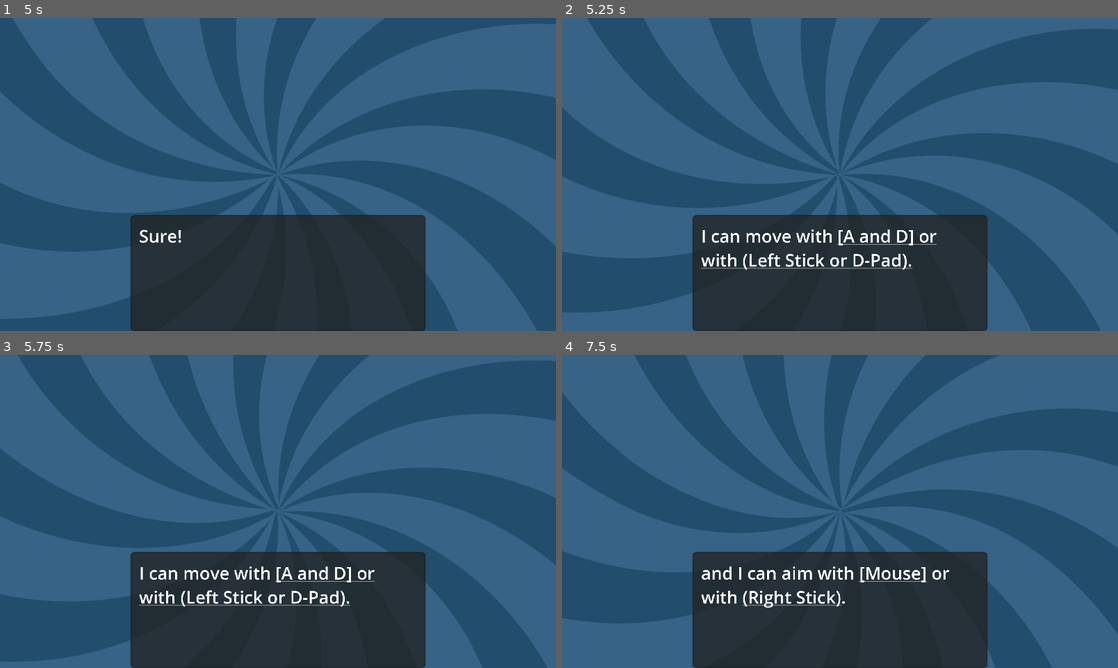
Above: before the commit, frames 1-4 (two rows, left to right).
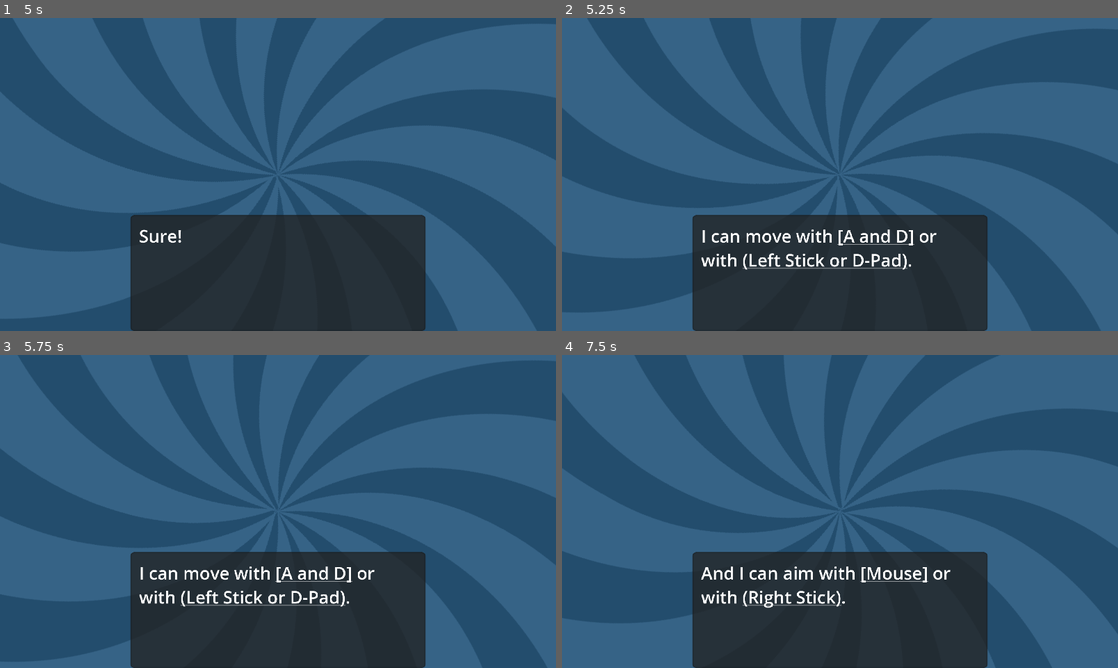
Above: after the commit, the same moments.

Repository: ethicalAndroid/axe-knight
Game: Godot game, scene res://Nodes/game.tscn
The game is run twice, just before and just after one commit, with the same random seed, the same clock (stepped at 60 frames per second) and the same inputs.
Inputs (mouse positions are in pixels of both pictures, inside the frame that each line leads up to):
- Up to frame 1 (5 s): move the mouse to (400, 158) at 0.52 s; hold D (Right) 0.53-2.03 s; click (400, 158) at 0.6 s; tap W (Jump) at 0.77, 1.52, 3.02, 3.77, 4.52 s; move the mouse to (166, 190) at 1.27 s; tap Space (Continue) at 1.35, 2.85, 4.35 s; move the mouse to (333, 105) at 2.02 s; hold A (Left) 2.03-2.78 s; click (333, 105) at 2.1 s; move the mouse to (250, 237) at 2.77 s; hold D (Right) 2.78-4.28 s; move the mouse to (444, 221) at 3.52 s; click (444, 221) at 3.6 s; move the mouse to (111, 127) at 4.27 s; hold A (Left) from 4.28 s (still down)
- Up to frame 2 (5.25 s): move the mouse to (867, 174) at 5.02 s; release A (Left) at 5.03 s; hold D (Right) from 5.03 s (still down); click (867, 174) at 5.1 s
- Up to frame 3 (5.75 s): keep holding D (Right)
- Up to frame 4 (7.5 s): move the mouse to (756, 433) at 5.77 s; release D (Right) at 5.78 s; hold A (Left) 5.78-7.28 s; tap Space (Continue) at 5.85, 7.35 s; tap W (Jump) at 6.02, 6.77 s; move the mouse to (962, 495) at 6.52 s; click (962, 495) at 6.6 s; move the mouse to (728, 527) at 7.27 s; hold D (Right) from 7.28 s (still down)

Frame 1 is identical in both runs. In frame 2, less than 0.1% of the frame differs, in the area x 25-68%, y 72-81%; in frame 3, less than 0.1%; in frame 4, 0.8%, in the area x 25-70%, y 67-73%.

Commit message:
dialogue fixes

Diff:
--- a/Dialogue/intro.json
+++ b/Dialogue/intro.json
@@ -36,7 +36,7 @@
   },
   {
     "char": "K",
-    "text": "I can move with [u][A and D][u] or with [u](Left Stick or D-Pad)[/u].",
+    "text": "I can move with [u][A and D][/u] or with [u](Left Stick or D-Pad)[/u].",
     "sprite": "Yap1"
   },
   {
@@ -51,7 +51,7 @@
   },
   {
     "char": "K",
-    "text": "and I can aim with [u][Mouse][/u] or with [u](Right Stick)[/u].",
+    "text": "And I can aim with [u][Mouse][/u] or with [u](Right Stick)[/u].",
     "sprite": "Yap2"
   },
   {
--- a/Dialogue/talk01.json
+++ b/Dialogue/talk01.json
@@ -11,7 +11,7 @@
   },
   {
     "char": "M",
-    "text": "That's why you're fighting him.",
+    "text": "That's why [u]you[/u] are fighting him.",
     "sprite": "Happy"
   },
   {
--- a/Dialogue/talk04.json
+++ b/Dialogue/talk04.json
@@ -11,7 +11,17 @@
   },
   {
     "char": "M",
-    "text": "Yeah that's probably it.",
+    "text": "Yeah! You hit the nail on the head.",
+    "sprite": "Yap2"
+  },
+  {
+    "char": "L",
+    "text": "That's it?",
+    "sprite": "Yap1"
+  },
+  {
+    "char": "M",
+    "text": "Yep!",
     "sprite": "Yap2"
   }
 ]
--- a/Dialogue/talk10.json
+++ b/Dialogue/talk10.json
@@ -36,7 +36,7 @@
   },
   {
     "char": "K",
-    "text": "Wait...",
+    "text": "Wait, stop.",
     "sprite": "Serious"
   },
   {
--- a/Dialogue/talk11.json
+++ b/Dialogue/talk11.json
@@ -51,7 +51,7 @@
   },
   {
     "char": "K",
-    "text": "I don't see it as a game.",
+    "text": "But I don't see it as a game.",
     "sprite": "Normal"
   },
   {
--- a/Nodes/game.tscn
+++ b/Nodes/game.tscn
@@ -1,26 +1,57 @@
-[gd_scene load_steps=29 format=3 uid="uid://bu0kfv25rq6qt"]
+[gd_scene load_steps=60 format=3 uid="uid://bu0kfv25rq6qt"]
 
 [ext_resource type="Script" path="res://Scripts/Game.gd" id="1_uem2s"]
 [ext_resource type="PackedScene" uid="uid://b47ocalwjtfgw" path="res://Nodes/battle.tscn" id="2_4j5bd"]
+[ext_resource type="JSON" path="res://Dialogue/talk01.json" id="3_3k3d6"]
 [ext_resource type="JSON" path="res://Dialogue/intro.json" id="3_n821p"]
 [ext_resource type="Script" path="res://Scripts/DDialogue.gd" id="4_7ptc5"]
 [ext_resource type="Texture2D" uid="uid://cgn12mbiexwfs" path="res://Sprites/rect.png" id="4_jhfk8"]
+[ext_resource type="JSON" path="res://Dialogue/talk02.json" id="4_kqyhy"]
 [ext_resource type="Texture2D" uid="uid://cqtxpbkyqk6df" path="res://Sprites/SquareTest-big.png" id="5_0kcbe"]
+[ext_resource type="JSON" path="res://Dialogue/talk03.json" id="5_r225q"]
 [ext_resource type="PackedScene" uid="uid://dsmjm30segrh2" path="res://Nodes/screen_transition.tscn" id="5_s2iuk"]
+[ext_resource type="JSON" path="res://Dialogue/talk04.json" id="6_4kk0u"]
 [ext_resource type="Theme" uid="uid://dctpyyh1dray1" path="res://button.tres" id="6_jleod"]
 [ext_resource type="Script" path="res://Scripts/DPerson.gd" id="6_kax5m"]
 [ext_resource type="AudioStream" uid="uid://dkue4l808rlt" path="res://Audio/k-normal.ogg" id="7_2it7u"]
+[ext_resource type="JSON" path="res://Dialogue/talk05.json" id="7_moa0y"]
+[ext_resource type="JSON" path="res://Dialogue/talk06.json" id="8_h1nfx"]
 [ext_resource type="AudioStream" uid="uid://vulpg0veo3vg" path="res://Audio/k-happy.ogg" id="8_qqrw6"]
 [ext_resource type="AudioStream" uid="uid://dvdch41c483va" path="res://Audio/k-serious.ogg" id="9_8opl0"]
+[ext_resource type="JSON" path="res://Dialogue/talk07.json" id="9_cppiu"]
+[ext_resource type="JSON" path="res://Dialogue/talk08.json" id="10_04w4y"]
 [ext_resource type="AudioStream" uid="uid://dvi7auutfh77k" path="res://Audio/k-confused.ogg" id="10_y0yf2"]
+[ext_resource type="JSON" path="res://Dialogue/talk09.json" id="11_f62sw"]
 [ext_resource type="AudioStream" uid="uid://ubp0q4v32bjy" path="res://Audio/k-normal2.ogg" id="11_yiver"]
+[ext_resource type="JSON" path="res://Dialogue/talk10.json" id="12_6awd2"]
 [ext_resource type="AudioStream" uid="uid://p5pt0u8u67p1" path="res://Audio/m-normal.ogg" id="13_20our"]
+[ext_resource type="JSON" path="res://Dialogue/talk11.json" id="13_ruqm6"]
 [ext_resource type="AudioStream" uid="uid://d00sq0ilym0cu" path="res://Audio/m-happy.ogg" id="14_f0jdo"]
+[ext_resource type="JSON" path="res://Dialogue/talk12.json" id="14_ss55a"]
 [ext_resource type="AudioStream" uid="uid://d23u70bnljbp0" path="res://Audio/m-serious.ogg" id="15_tq662"]
+[ext_resource type="JSON" path="res://Dialogue/talk13.json" id="15_xmoc0"]
+[ext_resource type="JSON" path="res://Dialogue/talk14.json" id="16_0nxox"]
 [ext_resource type="AudioStream" uid="uid://by587el00k0fs" path="res://Audio/m-confused.ogg" id="16_sj7cg"]
+[ext_resource type="JSON" path="res://Dialogue/talk15.json" id="17_a8nty"]
 [ext_resource type="AudioStream" uid="uid://b50gaukrcjdyy" path="res://Audio/m-normal2.ogg" id="17_wbyop"]
 [ext_resource type="Script" path="res://Scripts/ChoiceGroup.gd" id="18_whmcp"]
+[ext_resource type="JSON" path="res://Dialogue/talk16.json" id="18_x6mh6"]
+[ext_resource type="JSON" path="res://Dialogue/talk17.json" id="19_2wbnm"]
 [ext_resource type="PackedScene" uid="uid://cjs88tnrucxfl" path="res://Nodes/choice.tscn" id="20_70yp2"]
+[ext_resource type="JSON" path="res://Dialogue/talk18.json" id="20_l6ox3"]
+[ext_resource type="JSON" path="res://Dialogue/talk19.json" id="21_gkj66"]
+[ext_resource type="JSON" path="res://Dialogue/talk20.json" id="22_00ynn"]
+[ext_resource type="JSON" path="res://Dialogue/talk21.json" id="23_2ngnr"]
+[ext_resource type="JSON" path="res://Dialogue/talk22.json" id="24_x2jan"]
+[ext_resource type="JSON" path="res://Dialogue/final-ask1.json" id="26_frf5k"]
+[ext_resource type="JSON" path="res://Dialogue/final-ask2.json" id="27_y6eet"]
+[ext_resource type="JSON" path="res://Dialogue/final-ask3.json" id="28_m7k3a"]
+[ext_resource type="JSON" path="res://Dialogue/final-yes1.json" id="29_l3ksu"]
+[ext_resource type="JSON" path="res://Dialogue/final-yes2.json" id="30_u4q5d"]
+[ext_resource type="JSON" path="res://Dialogue/final-yes3.json" id="31_3kxhd"]
+[ext_resource type="JSON" path="res://Dialogue/final-no1.json" id="32_t5bm8"]
+[ext_resource type="JSON" path="res://Dialogue/final-no2.json" id="33_mhtav"]
+[ext_resource type="JSON" path="res://Dialogue/final-no3.json" id="34_cbwo4"]
 
 [sub_resource type="Animation" id="Animation_digdf"]
 length = 0.001
@@ -190,7 +221,11 @@
 transition = NodePath("ScreenTransition")
 battle_scene = ExtResource("2_4j5bd")
 dialogue = NodePath("Control")
+talk_blocks = Array[JSON]([ExtResource("3_3k3d6"), ExtResource("4_kqyhy"), ExtResource("5_r225q"), ExtResource("6_4kk0u"), ExtResource("7_moa0y"), ExtResource("8_h1nfx"), ExtResource("9_cppiu"), ExtResource("10_04w4y"), ExtResource("11_f62sw"), ExtResource("12_6awd2"), ExtResource("13_ruqm6"), ExtResource("14_ss55a"), ExtResource("15_xmoc0"), ExtResource("16_0nxox"), ExtResource("17_a8nty"), ExtResource("18_x6mh6"), ExtResource("19_2wbnm"), ExtResource("20_l6ox3"), ExtResource("21_gkj66"), ExtResource("22_00ynn"), ExtResource("23_2ngnr"), ExtResource("24_x2jan")])
 intro = ExtResource("3_n821p")
+final_loop_ask = Array[JSON]([ExtResource("26_frf5k"), ExtResource("27_y6eet"), ExtResource("28_m7k3a")])
+final_loop_yes = Array[JSON]([ExtResource("29_l3ksu"), ExtResource("30_u4q5d"), ExtResource("31_3kxhd")])
+final_loop_no = Array[JSON]([ExtResource("32_t5bm8"), ExtResource("33_mhtav"), ExtResource("34_cbwo4")])
 
 [node name="ScreenTransition" parent="." instance=ExtResource("5_s2iuk")]
 
